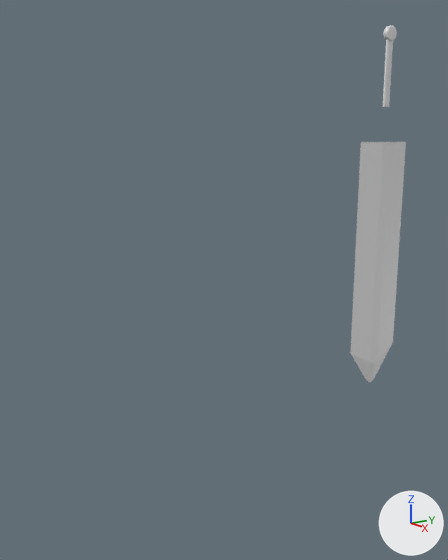
The Blender file static/blender/untitled.blend: old version first, new version second.
Rendered twice from a 50 mm camera at (5.48, -6.16, 4.14) aimed at (-0.18, -2.32, 2.53). Lighting does not change. The marker at lower right points along +X, +Y and +Z. The same objects are shown in both versions, whatever each file hides.

Names of what the first picture shows: 'handle', 'knife.001'.
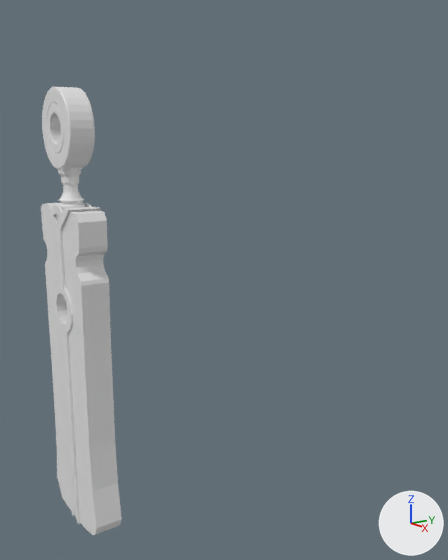
Where the change shows, as pixel boxes [x1, y1, x2, y2] in the pictures (448 x 560 px):
'rock', added: after [41, 87, 122, 535]
'knife.001', no longer drawn: before [350, 142, 406, 382]
'golden', added: after [45, 103, 101, 524]
'handle', reshaped, moved, turned, rescaled: before [383, 26, 397, 107]; after [58, 168, 85, 209]

Diff of the bpy script that builds the scene:
```diff
--- a/static/blender/untitled.blend.py
+++ b/static/blender/untitled.blend.py
@@ me_cube_003 @@
 # used by ob_knife_001; location = (-0.03, 0.01, 2.34); rotation_euler = (0.0, -1.571, 0.0), in degrees (0, -90, 0); scale = (1.7, 0.414, 0.0394)
-me_cube_003.from_pydata(...)  # 91 vertices, 88 faces; spans x -0.91..1.0, y -1.0..1.0, z -1.0..1.0
+me_cube_003.from_pydata(...)  # 0 vertices, 0 faces; spans empty
+# me_cube_003 part 1: the whole mesh is rebuilt
@@ me_circle_002 @@
+me_circle_002.from_pydata(...)  # 1760 vertices, 1728 faces; spans x -0.12..0.119, y -0.12..0.12, z -0.162..0.209
@@ me_cylinder_016 @@
+me_cylinder_016.from_pydata(...)  # 776 vertices, 761 faces; spans x -0.31..0.31, y -0.15..0.15, z -3.01..1.07
@@ me_cylinder_015 @@
+me_cylinder_015.from_pydata(...)  # 988 vertices, 956 faces; spans x -0.54..0.53, y -0.13..0.13, z -2.99..1.22
@@ ob_knife_001 @@
 ob_knife_001 = bpy.data.objects.new('knife.001', me_cube_003)
-ob_knife_001.location = (-0.03, 0.01, 2.34)
-ob_knife_001.rotation_euler = (0.0, -1.571, 0.0)  # degrees (0, -90, 0)
-ob_knife_001.scale = (1.7, 0.414, 0.0394)
+ob_knife_001.location = (0.0, 0.0, 0.0)
@@ ob_handle @@
-ob_handle = bpy.data.objects.new('handle', me_cylinder_013)
-ob_handle.location = (-0.03, 0.0, 5.42)
-ob_handle.rotation_euler = (-3.142, 1.571, 0.0)  # degrees (-180, 90, 0)
-ob_handle.scale = (0.115, 0.115, 0.0455)
+ob_handle = bpy.data.objects.new('handle', me_circle_002)
+ob_handle.location = (0.0, -4.12, 3.64)
@@ ob_golden @@
+ob_golden = bpy.data.objects.new('golden', me_cylinder_016)
+ob_golden.location = (0.0, -4.12, 3.33)
@@ ob_rock @@
+ob_rock = bpy.data.objects.new('rock', me_cylinder_015)
+ob_rock.location = (0.0, -4.12, 3.32)
```
